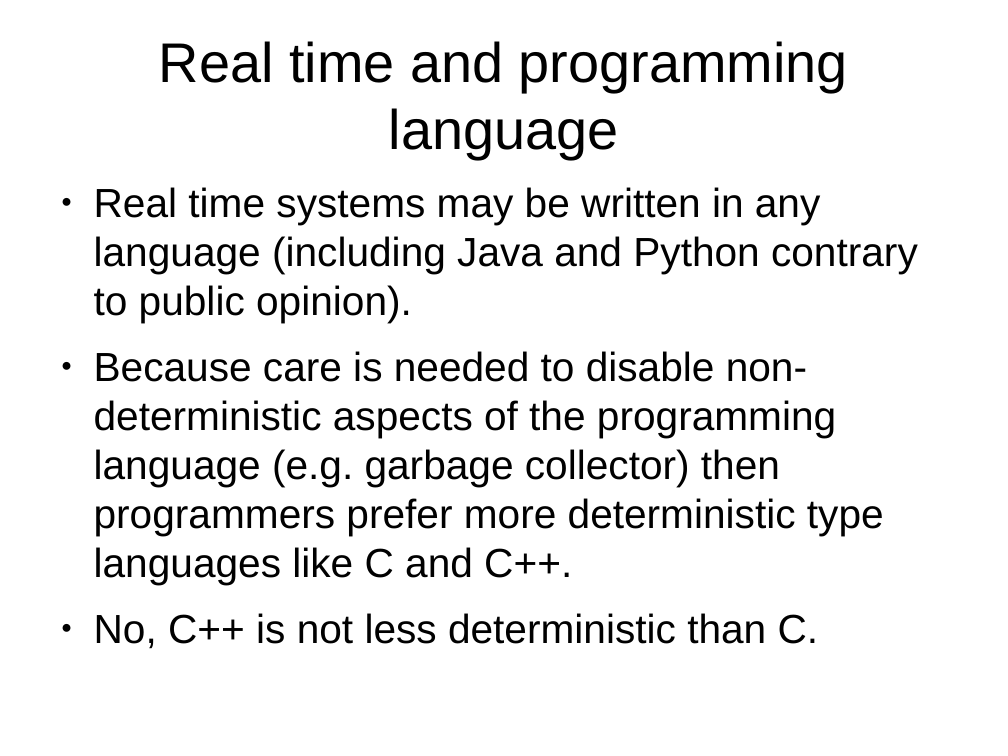
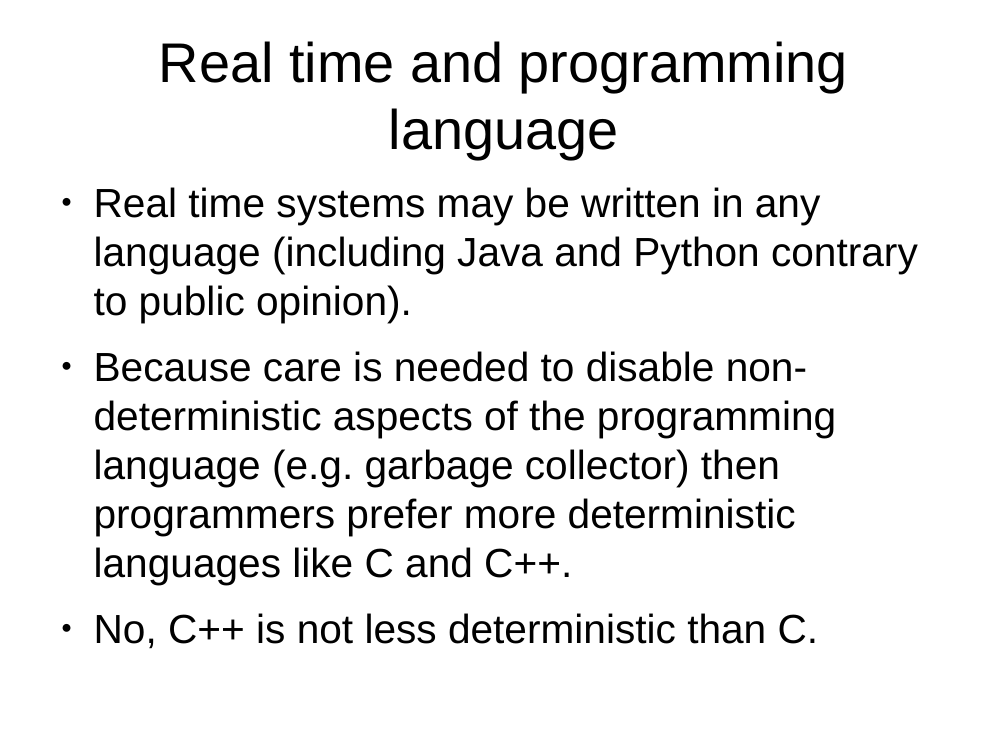
Before and after one commit to veltzer/demos-linux, a slide deck: slide 7 of doc/odp/realtime.odp. Drawn at 1008x756 pixels with LibreOffice and Linux fonts; fonts in the diff are those of the drawing. Boxes give left, top, right and bottom in pixels: in the first picture for what was removed or moved away, otherwise in the second. Text is boxed around its words. In the diff, an @@ line names an element or a change of style, - is before the commit and + after.

```diff
--- a/doc/odp/realtime.odp
+++ b/doc/odp/realtime.odp
@@ text at bbox=[94, 351, 836, 584]: text changed @@
-● Because care is needed to disable non-deterministic aspects of the programming language (e.g. garbage collector) then programmers prefer more deterministic type languages like C and C++.
+● Because care is needed to disable non-deterministic aspects of the programming language (e.g. garbage collector) then programmers prefer more deterministic languages like C and C++.
```
Also in this commit, not shown: 6 other slides changed, 4 slides added, 1 other file.
